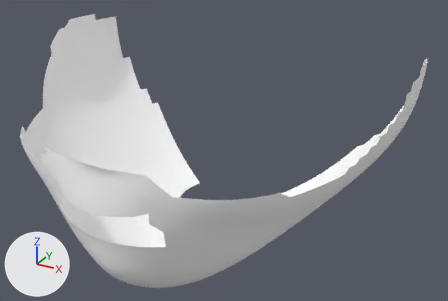
Before and after pictures for a commit that changed the glTF model modules/gamer-services/assets/avatars/v3/facial_stubble.female.glb.
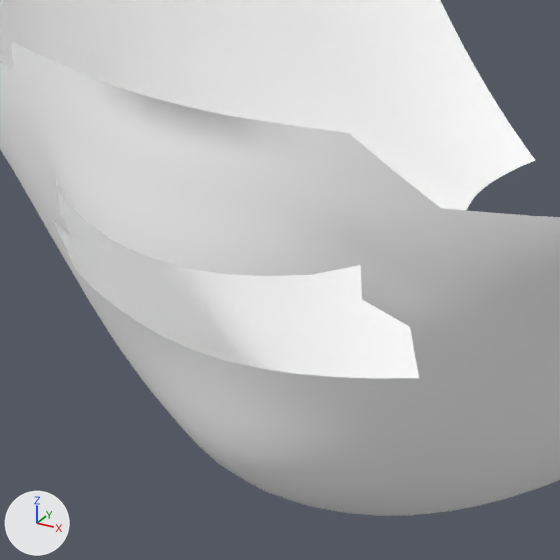
Each version appears first whole from a camera (50 mm lens) standing at (0.238, -0.428, 1.609) and looking at (0.024, -0.039, 1.415), and next in a close-up on the part from 9% to 46% of the width and 45% to 100% of the height. The axes (+X, +Y, +Z) are drawn at lower left. The lights are the same throughout. The first two pictures are the older version.

The first close-up shows 'facial_stubble'.
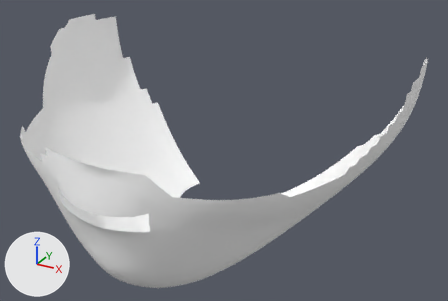
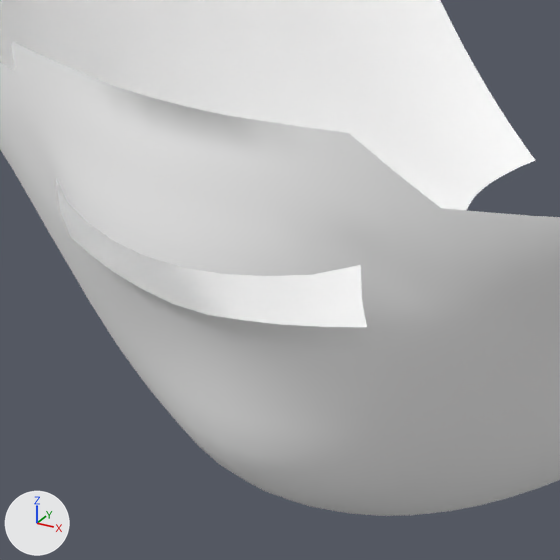
The change in detail:
me_facial_stubble is used by ob_facial_stubble; location (0.0, 0.0, 0.0).
me_facial_stubble had 2448 vertices, 4622 faces and spanned x -0.158..0.158, y -0.169..0.059, z 1.327..1.491.
me_facial_stubble now has 2467 vertices, 4667 faces and spans x -0.158..0.158, y -0.169..0.059, z 1.327..1.491.
Part 1, on me_facial_stubble:
13 vertices are added at x -0.028..0.036, y -0.163..-0.156, z 1.399..1.407.
6 new vertices lie (0.0, -0.002, 0.007) away from vertices in x -0.035..0.035, y -0.158..-0.152, z 1.392..1.393.
45 new faces join them.

Pixel boxes (x1, y1, x2, y2) of what changed, in the close-ups (560 x 560 px):
part 1 of me_facial_stubble, added: after (53, 220, 419, 378)
